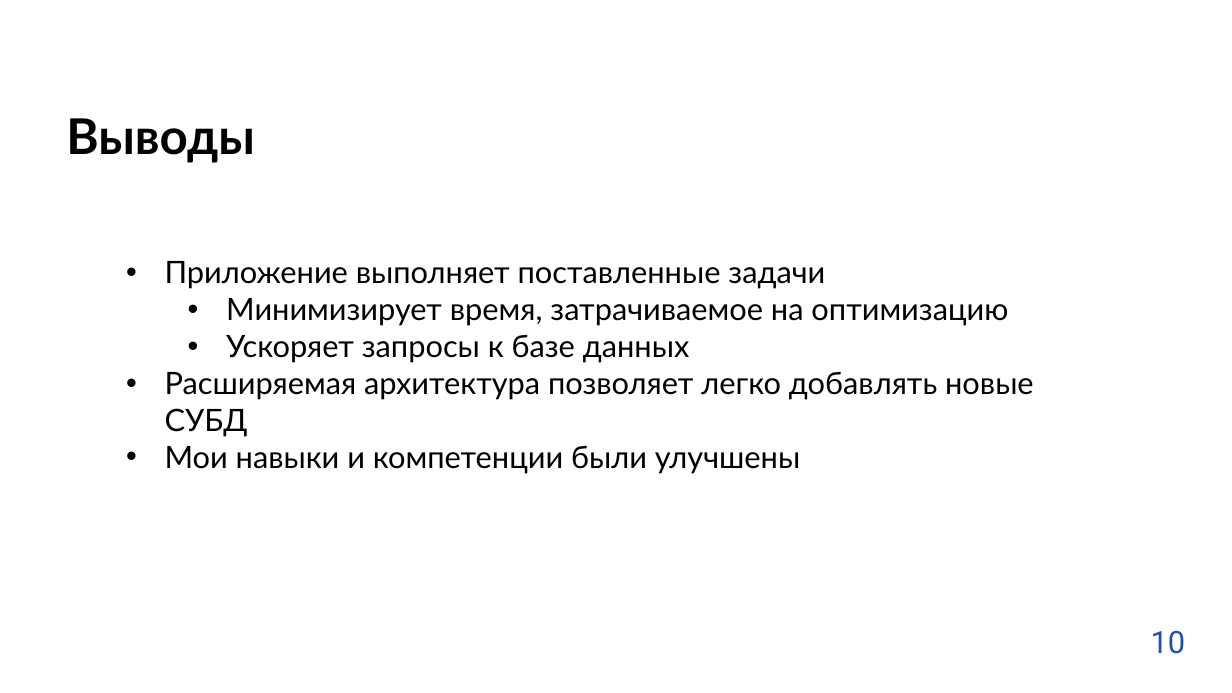
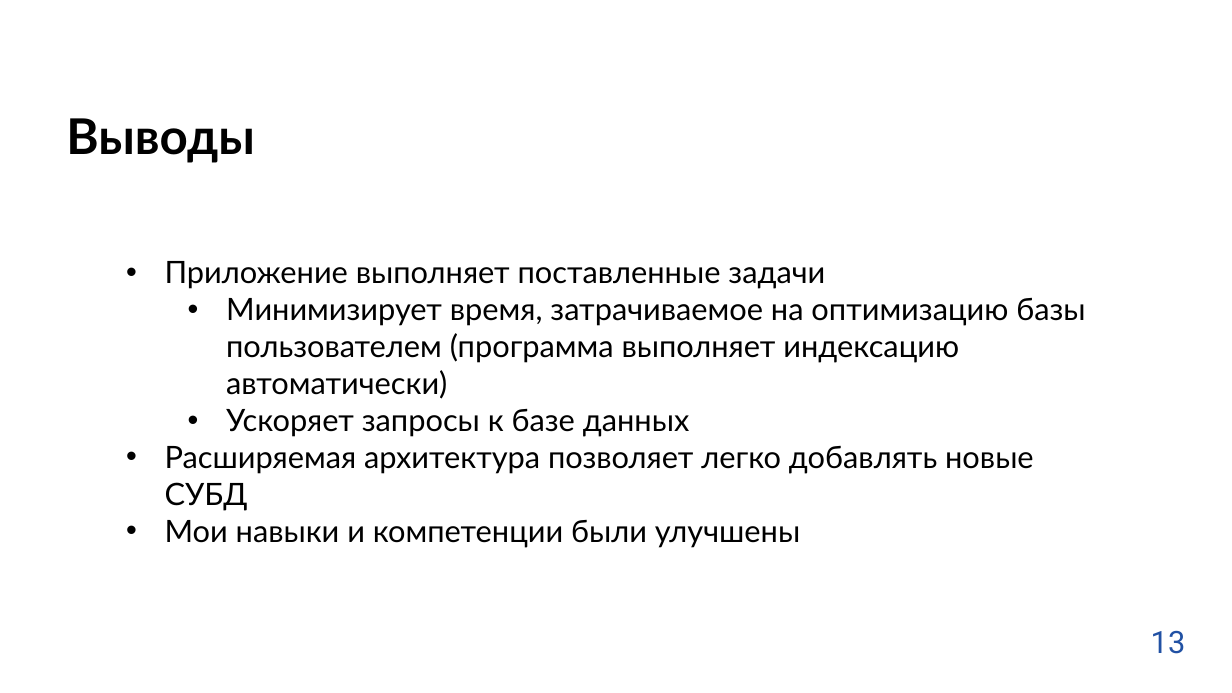
Before and after one commit to testpassword/Diploma-bachelor-degree-2022, a slide deck: slide 13 of docs/предзащита_2.pptx (slide 11 before the commit). Drawn at 1232x693 pixels with LibreOffice and Linux fonts; fonts in the diff are those of the drawing; background and template pictures are left out. Boxes give left, top, right and bottom in pixels: in the first picture for what was removed or moved away, otherwise in the second. Text is boxed around its words. In the diff, an @@ line names an element or a change of style, - is before the commit and + after.

```diff
--- a/docs/предзащита_2.pptx
+++ b/docs/предзащита_2.pptx
@@ text at bbox=[226, 297, 1085, 399]: text changed @@
-  • Минимизирует время, затрачиваемое на оптимизацию
+  • Минимизирует время, затрачиваемое на оптимизацию базы пользователем (программа выполняет индексацию автоматически)
@@ text at bbox=[1151, 630, 1186, 654]: text changed @@
-10
+13
```
Also in this commit, not shown: 6 other slides changed, 3 slides added, 1 slide removed, 24 other files.
